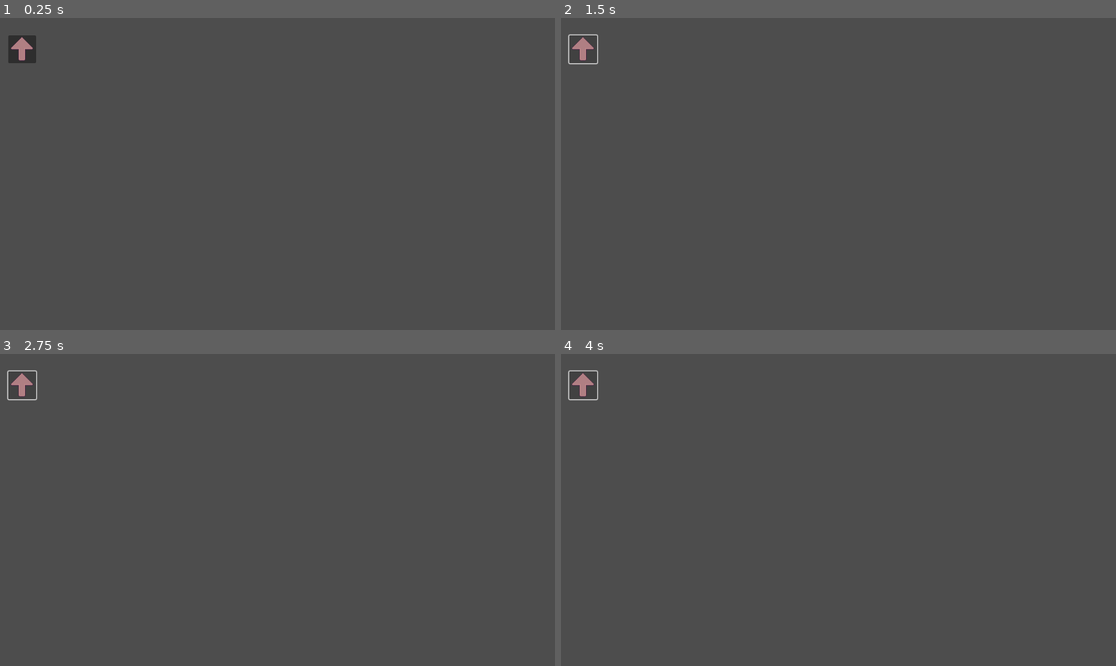
Above: before the commit, frames 1-4 (two rows, left to right).
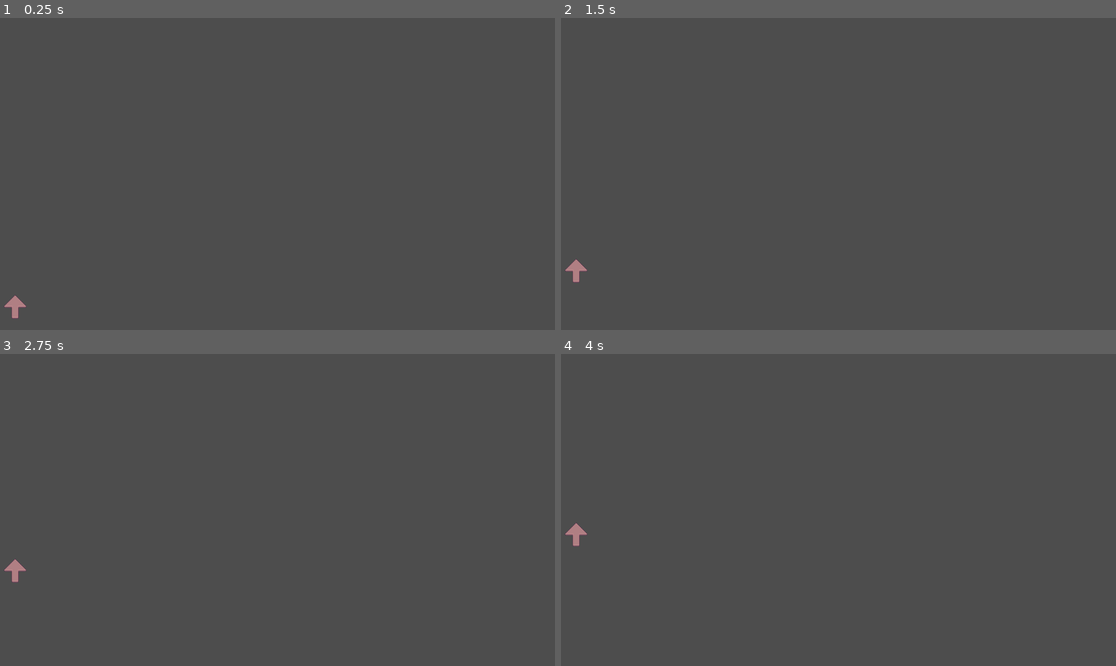
Above: after the commit, the same moments.

Repository: MetalCRT/Videojuego_Crash77
Game: Godot game, scene res://main_scene.tscn
Two runs of this game, one before a commit and one after it. Both use one fixed random seed, a clock stepped at 60 frames per second and the inputs below.
Inputs (mouse positions are in pixels of both pictures, inside the frame that each line leads up to):
- Up to frame 1 (0.25 s): no input
- Up to frame 2 (1.5 s): click (583, 49) at 0.52 s; click (583, 49) at 1.27 s
- Up to frame 3 (2.75 s): click (22, 385) at 2.02 s
- Up to frame 4 (4 s): no input

The runs differ from the first frame. In frame 1, 0.6% of the frame differs, in the area x 0-7%, y 5-97%; in frame 2, 0.4%; in frame 3, 0.4%; in frame 4, 0.4%.

Commit message:
Add falling arrow up

Diff:
--- /dev/null
+++ b/Scenes/m_arrow_up.tscn
@@ -0,0 +1,18 @@
+[gd_scene load_steps=4 format=3 uid="uid://ovufpx7ouc3q"]
+
+[ext_resource type="Script" path="res://Scripts/M_ArrowUp.gd" id="1_xnxmf"]
+[ext_resource type="Texture2D" uid="uid://o4qdurnp5vft" path="res://Assets/ArrowLight.png" id="2_ul26i"]
+
+[sub_resource type="RectangleShape2D" id="RectangleShape2D_mjy7n"]
+size = Vector2(47, 50)
+
+[node name="M_ArrowUp" type="Area2D"]
+position = Vector2(75, 90)
+script = ExtResource("1_xnxmf")
+
+[node name="Sprite2D" type="Sprite2D" parent="."]
+texture = ExtResource("2_ul26i")
+
+[node name="CollisionShape2D" type="CollisionShape2D" parent="."]
+position = Vector2(-0.5, 0)
+shape = SubResource("RectangleShape2D_mjy7n")
--- /dev/null
+++ b/Scripts/M_ArrowUp.gd
@@ -0,0 +1,11 @@
+extends Area2D
+
+var speed = 1
+
+func _process(delta):
+	#Movement
+	position.y -= speed
+
+	if position.y <= -50:
+		queue_free()
+		print("Adios")
--- a/main_scene.tscn
+++ b/main_scene.tscn
@@ -1,21 +1,8 @@
-[gd_scene load_steps=4 format=3 uid="uid://cpm7arbpagoyd"]
+[gd_scene load_steps=2 format=3 uid="uid://cpm7arbpagoyd"]
 
-[ext_resource type="Texture2D" uid="uid://drtnnk7gkev2p" path="res://Assets/ArrowDark.png" id="1_whk08"]
-[ext_resource type="Script" path="res://UpArrow.gd" id="2_ufs23"]
-[ext_resource type="Texture2D" uid="uid://o4qdurnp5vft" path="res://Assets/ArrowLight.png" id="3_dxody"]
+[ext_resource type="PackedScene" uid="uid://ovufpx7ouc3q" path="res://Scenes/m_arrow_up.tscn" id="1_f5t6b"]
 
 [node name="MainScene" type="Node2D"]
 
-[node name="Button" type="Button" parent="."]
-offset_left = 17.0
-offset_top = 36.0
-offset_right = 31.0
-offset_bottom = 51.0
-icon = ExtResource("1_whk08")
-script = ExtResource("2_ufs23")
-
-[node name="Sprite2D" type="Sprite2D" parent="."]
-position = Vector2(46, 64)
-texture = ExtResource("3_dxody")
-
-[connection signal="pressed" from="Button" to="Button" method="_on_pressed"]
+[node name="M_ArrowUp" parent="." instance=ExtResource("1_f5t6b")]
+position = Vector2(32, 615)
Not shown, changed: .DS_Store
